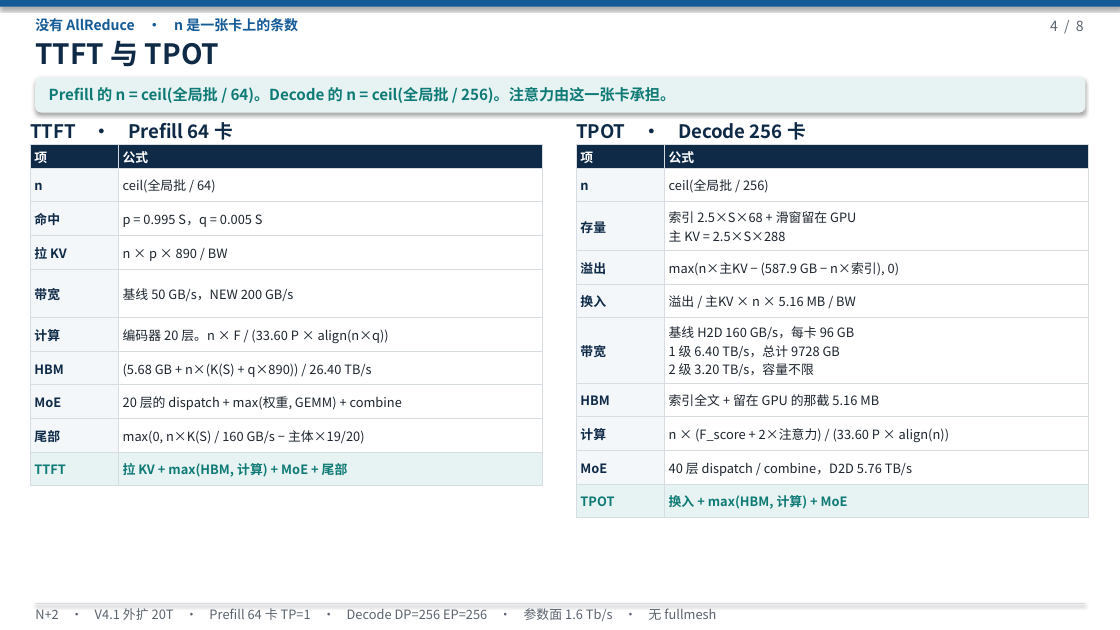
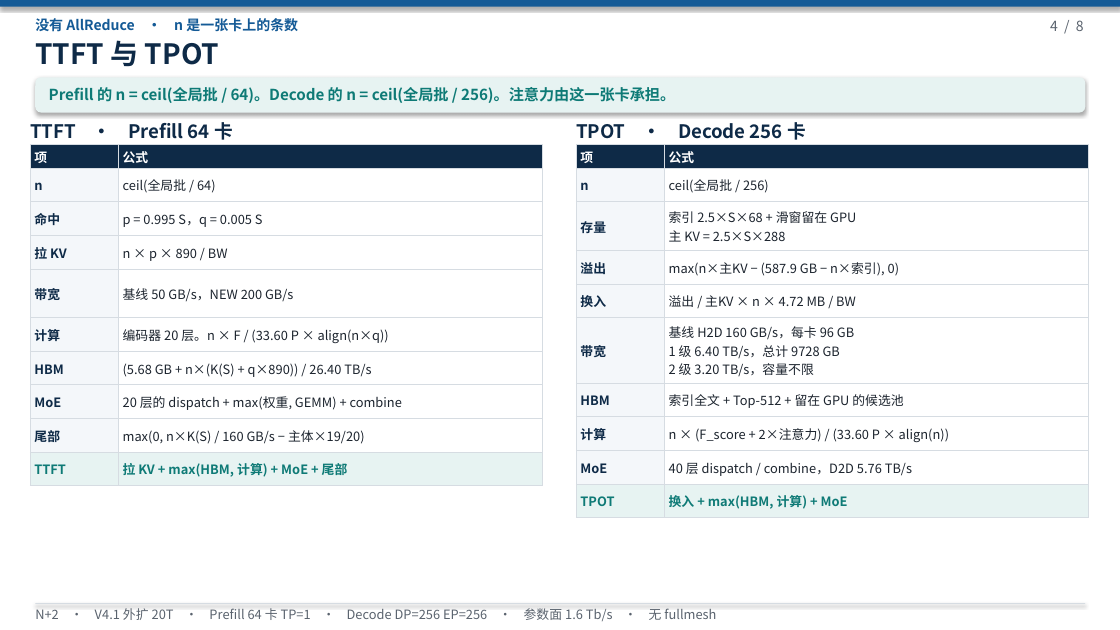
Before and after one commit to 69515164-rgb/UCL-MPComm, a slide deck: slide 4 of docs/N+2-20T-V4.1-无TP.pptx. Drawn at 1120x630 pixels with LibreOffice and Linux fonts; fonts in the diff are those of the drawing. Boxes give left, top, right and bottom in pixels: in the first picture for what was removed or moved away, otherwise in the second. Text is boxed around its words. In the diff, an @@ line names an element or a change of style, - is before the commit and + after.

```diff
--- a/docs/N+2-20T-V4.1-无TP.pptx
+++ b/docs/N+2-20T-V4.1-无TP.pptx
@@ table at (576,145,1089,518) @@
-row 5, column 2: 溢出 / 主KV × n × 5.16 MB / BW
+row 5, column 2: 溢出 / 主KV × n × 4.72 MB / BW
-row 7, column 2: 索引全文 + 留在 GPU 的那截 5.16 MB
+row 7, column 2: 索引全文 + Top-512 + 留在 GPU 的候选池
```
Also in this commit, not shown: 5 other slides changed, 1 other file.
